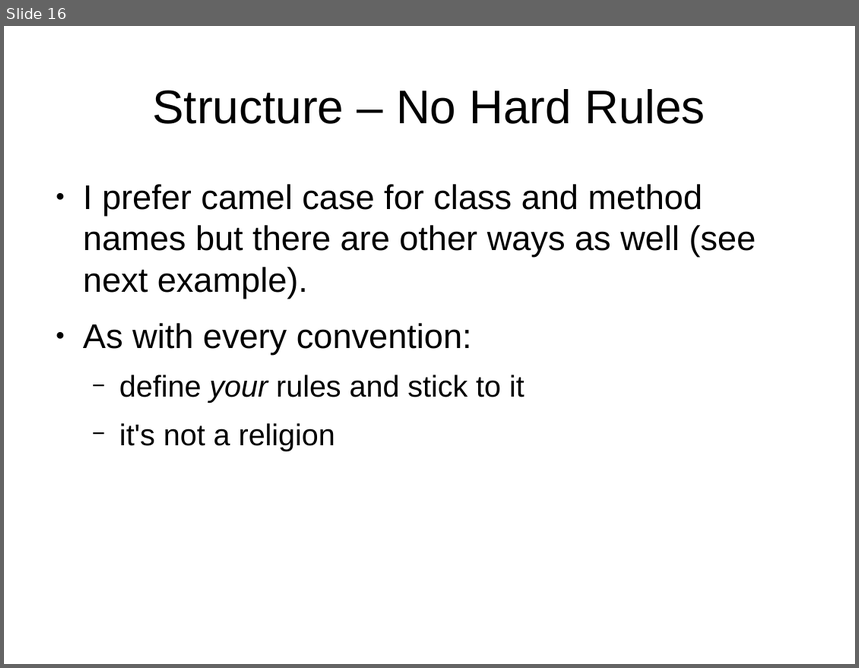
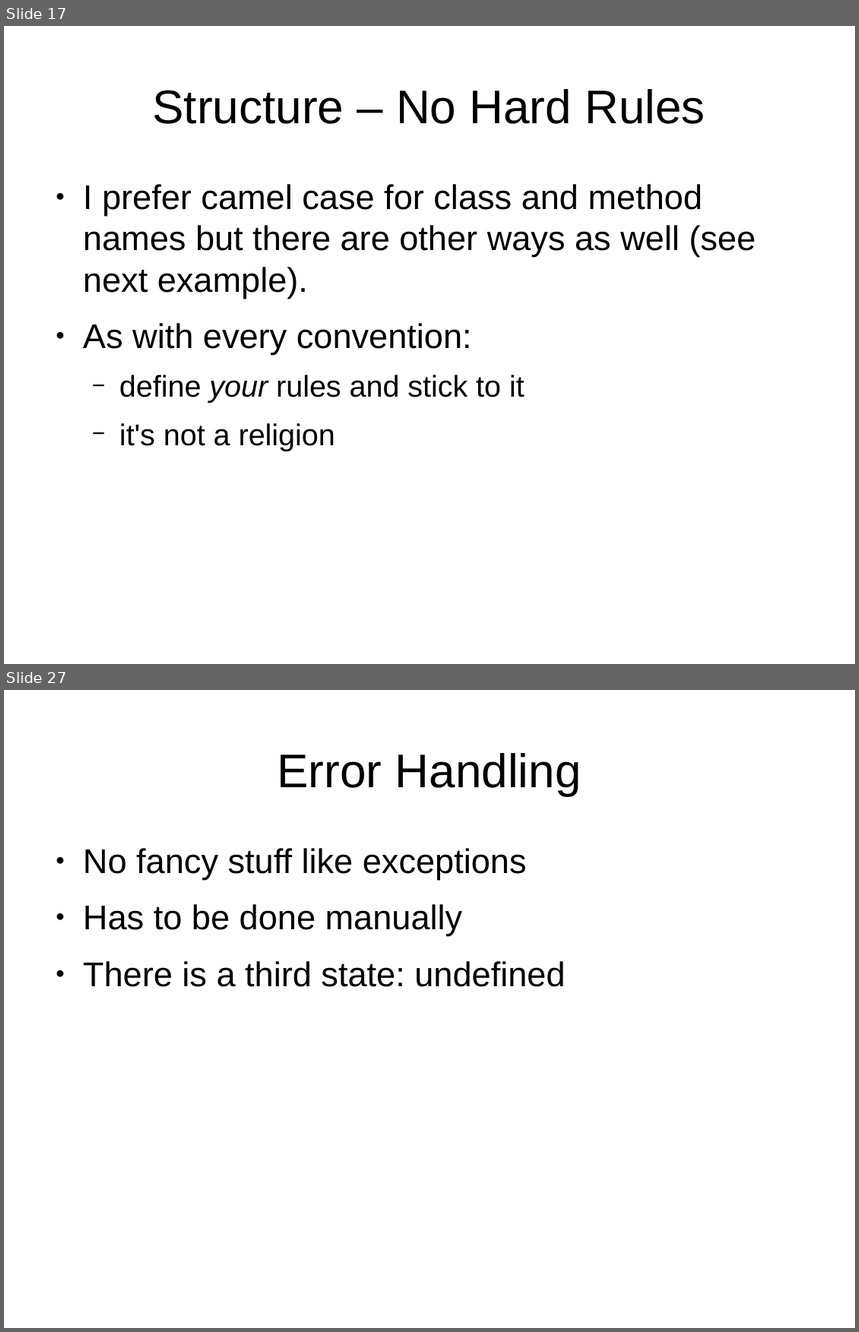
Before and after one commit to samba2/modern_c, a slide deck: modern_c.odp. Shown one above the other, each under a label of ours: slide 16 before the commit, slides 17 and 27 after it; the slides between them are not shown. The pictures are 859x668 and 859x1332 pixels, drawn with LibreOffice and Linux fonts; fonts in the diff are those of the drawing. Boxes give left, top, right and bottom in pixels: in the first picture for what was removed or moved away, otherwise in the second. Text is boxed around its words. In the diff, an @@ line names an element or a change of style, - is before the commit and + after.

```diff
--- a/modern_c.odp
+++ b/modern_c.odp
@@ slide 27 added at [4,690,855,1328], background #FFFFFF @@
@@ title added at [278,753,582,796], 44 pt, text #000000 @@
+Error Handling
@@ text added at [83,848,565,987], 32 pt, text #000000 @@
+● No fancy stuff like exceptions
+● Has to be done manually
+● There is a third state: undefined
@@ what was slide 16 is now slide 17 @@
```
Also in this commit, not shown: 7 slides changed, 15 other slides added, 2 other files.
